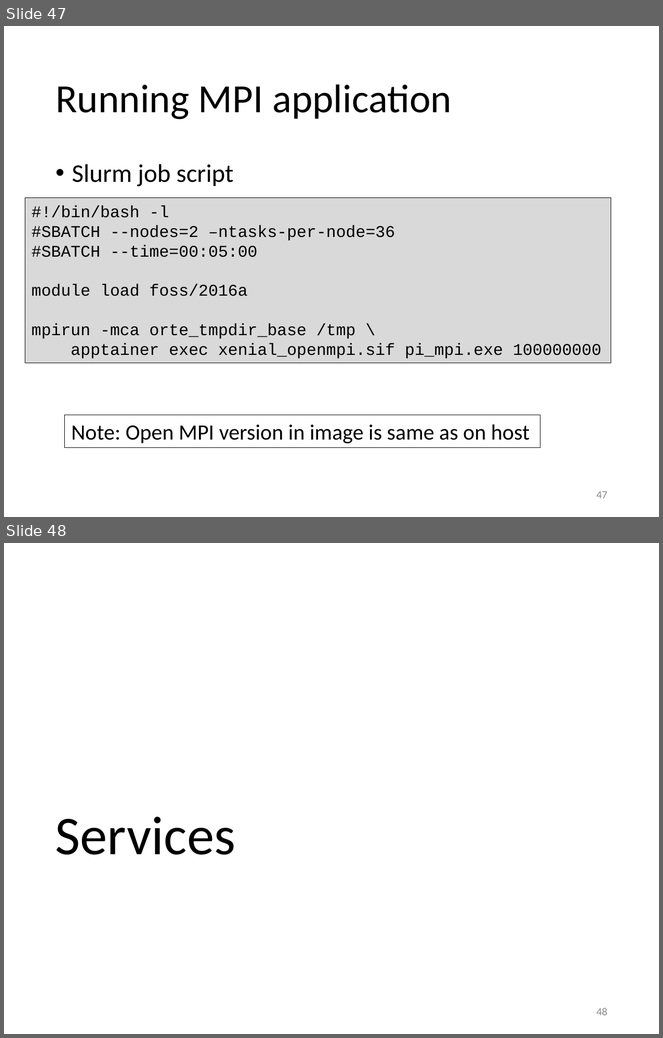
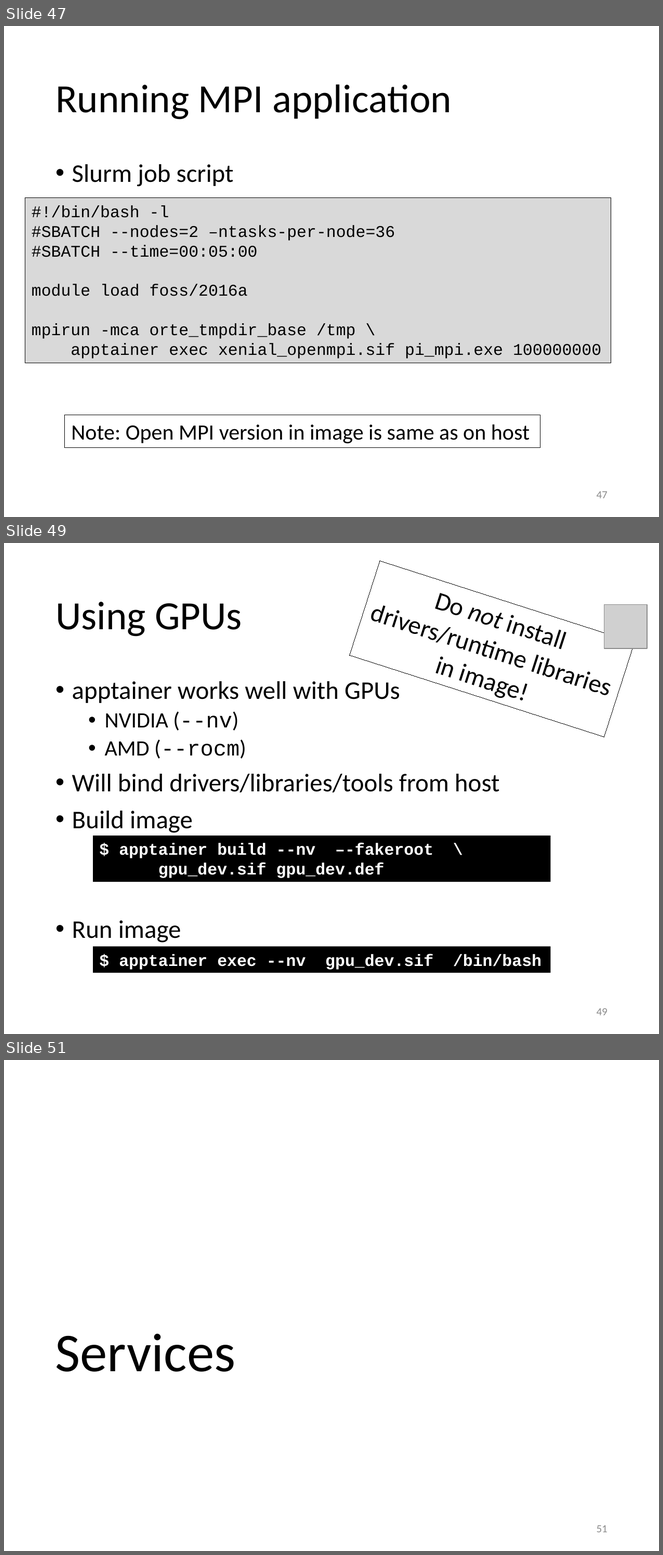
Before and after one commit to gjbex/Containers-for-HPC, a slide deck: containers_for_hpc.pptx. Shown one above the other, each under a label of ours: slides 47 and 48 before the commit, slides 47, 49 and 51 after it; the slides between them are not shown. The pictures are 663x1038 and 663x1555 pixels, drawn with LibreOffice and Linux fonts; fonts in the diff are those of the drawing; grey boxes stand for pictures. Boxes give left, top, right and bottom in pixels: in the first picture for what was removed or moved away, otherwise in the second. Text is boxed around its words. In the diff, an @@ line names an element or a change of style, - is before the commit and + after.

```diff
--- a/containers_for_hpc.pptx
+++ b/containers_for_hpc.pptx
@@ slide 49 added at <box>4,543,659,1034</box>, background #FFFFFF @@
@@ rectangle added at <box>350,561,635,737</box>, fill #FFFFFF, outline #000000 0.75 pt, 28 pt, text #000000 @@
+Do not install
+drivers/runtime libraries
+in image!
@@ title added at <box>55,602,242,637</box>, 44 pt, text #000000 @@
+Using GPUs
@@ picture added at <box>605,604,647,649</box> @@
@@ text added at <box>72,681,500,943</box>, 28 pt, text #000000 @@
+• apptainer works well with GPUs
+  • NVIDIA (--nv)
+  • AMD (--rocm)
+• Will bind drivers/libraries/tools from host
+• Build image
+• Run image
@@ rectangle added at <box>93,836,551,883</box>, fill #000000, 18 pt, text #FFFFFF, bold @@
+$ apptainer build --nv –-fakeroot \
+gpu_dev.sif gpu_dev.def
@@ rectangle added at <box>93,947,551,973</box>, fill #000000, 18 pt, text #FFFFFF, bold @@
+$ apptainer exec --nv gpu_dev.sif /bin/bash
@@ page number added at <box>597,1008,608,1016</box>, 12 pt, text #8C8C8C @@
+49
@@ what was slide 48 is now slide 51 @@
@@ page number at <box>597,1525,608,1533</box>: text changed @@
-48
+51
```
Also in this commit, not shown: 1 slide changed, 2 other slides added.
